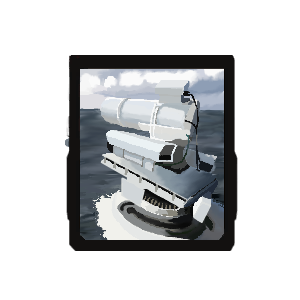
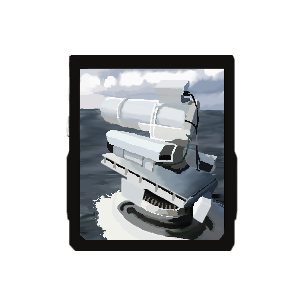
Layered file, before and after one edit (300x300). Changes by layer:
painted on "Layer #6" over [65, 133, 70, 156]
